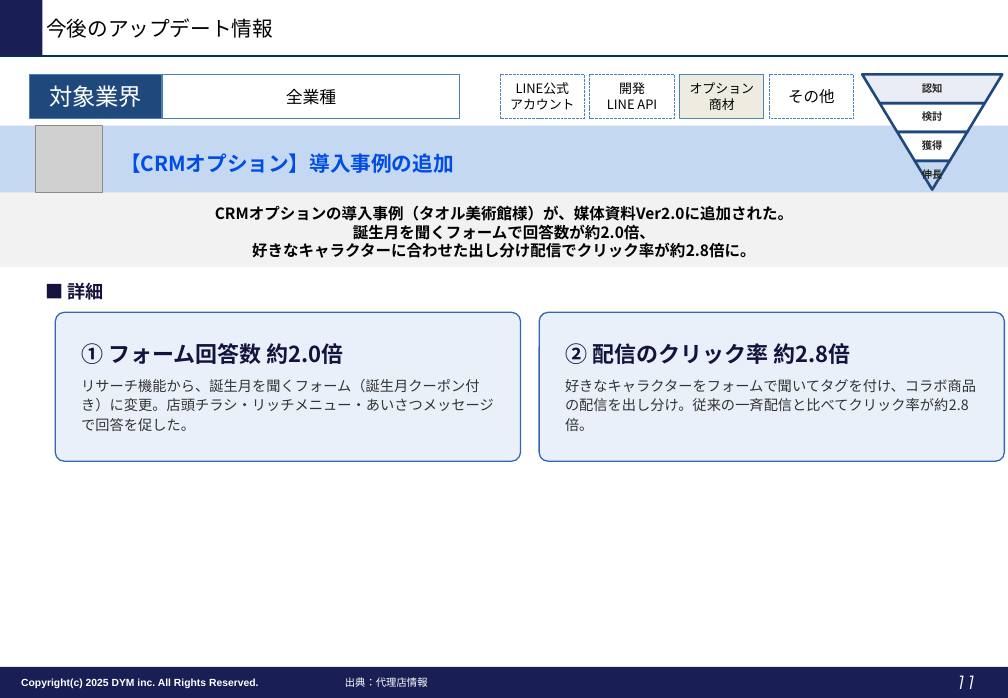
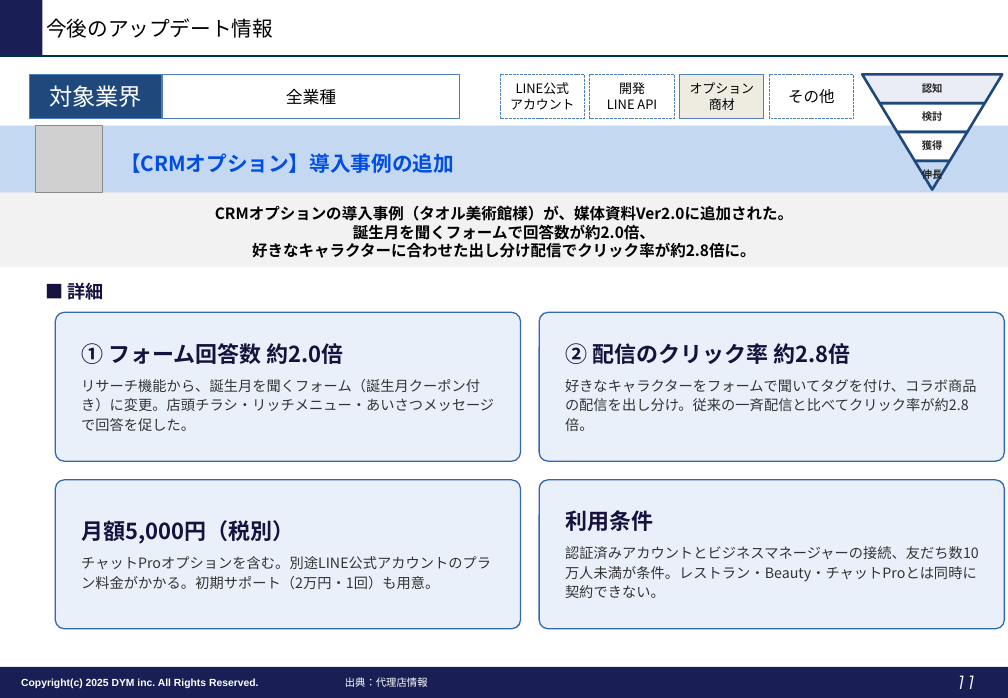
Before and after one commit to tonomura-r-dev/folder, a slide deck: slide 11 of LINEOA媒体最新情報_2026年10月トレンドレポート.pptx. Drawn at 1008x698 pixels with LibreOffice and Linux fonts; fonts in the diff are those of the drawing; grey boxes stand for pictures; background and template pictures are left out. Boxes give left, top, right and bottom in pixels: in the first picture for what was removed or moved away, otherwise in the second. Text is boxed around its words. In the diff, an @@ line names an element or a change of style, - is before the commit and + after.

```diff
--- a/LINEOA媒体最新情報_2026年10月トレンドレポート.pptx
+++ b/LINEOA媒体最新情報_2026年10月トレンドレポート.pptx
@@ rounded rectangle added at (56,480,521,629), fill #EAF0FA, outline #3467B2 1 pt, 11 pt, text #333333 @@
+月額5,000円（税別）
+チャットProオプションを含む。別途LINE公式アカウントのプラン料金がかかる。初期サポート（2万円・1回）も用意。
@@ rounded rectangle added at (540,480,1005,629), fill #EAF0FA, outline #3467B2 1 pt, 11 pt, text #333333 @@
+利用条件
+認証済みアカウントとビジネスマネージャーの接続、友だち数10万人未満が条件。レストラン・Beauty・チャットProとは同時に契約できない。
```
